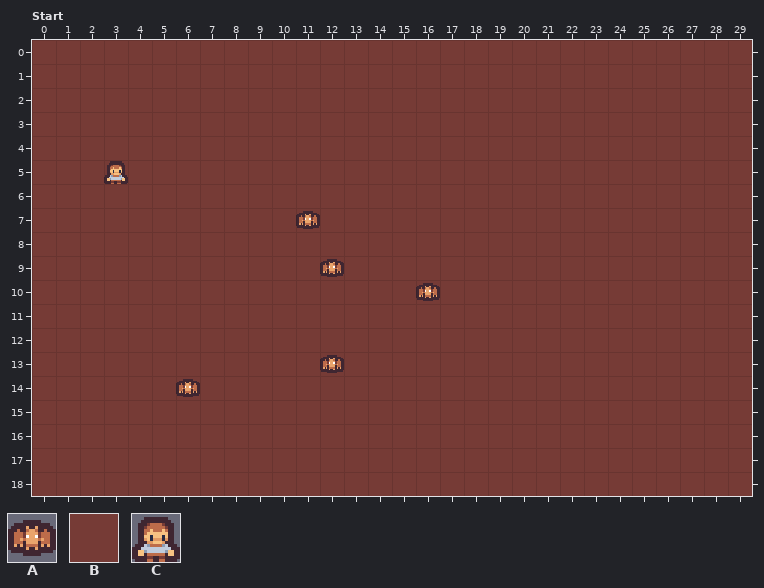
One commit to this LDtk project: assets/resources/map_test.ldtk. The picture above is the old version.
Cells are 16x16 px. Shown: Start x 0..29, y 0..18.
Key: from "Kenny_dungeon_floors": A 120; from "Kenny_dungeon_walls": B 0, C 85.
_ is an empty cell.
Objects are placed by their top-left corner, in cells (3,4 is the top-left corner of cell 3,4); size is 1x1 cell unless given.
Layer "Tiles" before, first column x 0:
 0 BBBBBBBBBBBBBBBBBBBBBBBBBBBBBB
 1 BBBBBBBBBBBBBBBBBBBBBBBBBBBBBB
 2 BBBBBBBBBBBBBBBBBBBBBBBBBBBBBB
 3 BBBBBBBBBBBBBBBBBBBBBBBBBBBBBB
 4 BBBBBBBBBBBBBBBBBBBBBBBBBBBBBB
 5 BBBBBBBBBBBBBBBBBBBBBBBBBBBBBB
 6 BBBBBBBBBBBBBBBBBBBBBBBBBBBBBB
 7 BBBBBBBBBBBBBBBBBBBBBBBBBBBBBB
 8 BBBBBBBBBBBBBBBBBBBBBBBBBBBBBB
 9 BBBBBBBBBBBBBBBBBBBBBBBBBBBBBB
10 BBBBBBBBBBBBBBBBBBBBBBBBBBBBBB
11 BBBBBBBBBBBBBBBBBBBBBBBBBBBBBB
12 BBBBBBBBBBBBBBBBBBBBBBBBBBBBBB
13 BBBBBBBBBBBBBBBBBBBBBBBBBBBBBB
14 BBBBBBBBBBBBBBBBBBBBBBBBBBBBBB
15 BBBBBBBBBBBBBBBBBBBBBBBBBBBBBB
16 BBBBBBBBBBBBBBBBBBBBBBBBBBBBBB
17 BBBBBBBBBBBBBBBBBBBBBBBBBBBBBB
18 BBBBBBBBBBBBBBBBBBBBBBBBBBBBBB
Objects on layer "Entities" before:
C "Player" at 3,5
A "Enemy_1" at 11,7
A "Enemy_1" at 12,9
A "Enemy_1" at 16,10
A "Enemy_1" at 12,13
A "Enemy_1" at 6,14
After:
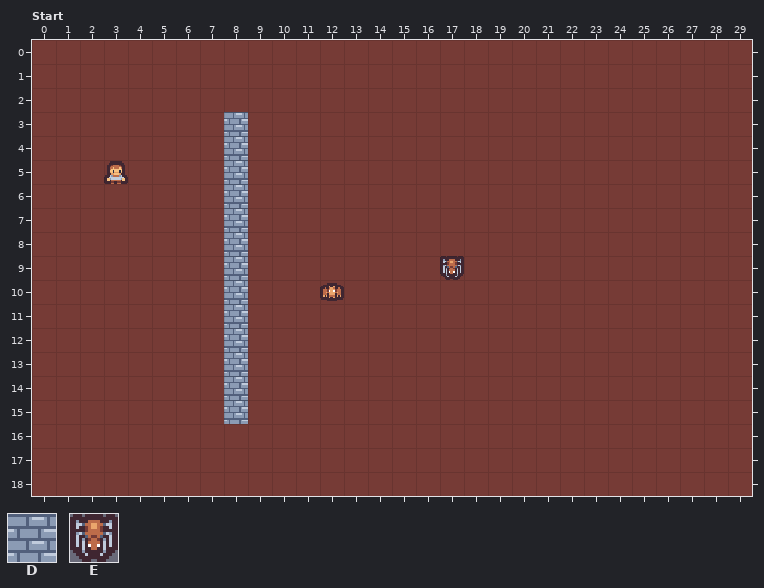
Further tiles: from "Kenny_dungeon_walls": D 40, E 122.
The author wrote: get second enemy working
Changes in this commit:
Layer "Tiles":
The author changed tile B to tile D in rows 3 to 15 at x 8.
Layer "Entities":
A new object: A "Enemy_1" at 12,10.
A new object: E "Enemy_2" at 17,9.
Object A "Enemy_1" at 11,7 is removed.
Object A "Enemy_1" at 12,9 is removed.
Object A "Enemy_1" at 16,10 is removed.
Object A "Enemy_1" at 12,13 is removed.
Object A "Enemy_1" at 6,14 is removed.
Pixel boxes of the changes (left, top, right, bottom) in both pictures:
changed: (224, 112, 248, 424)
removed: (296, 211, 320, 229)
changed: (320, 259, 344, 301)
changed: (416, 256, 464, 301)
removed: (320, 355, 344, 373)
removed: (176, 379, 200, 397)
